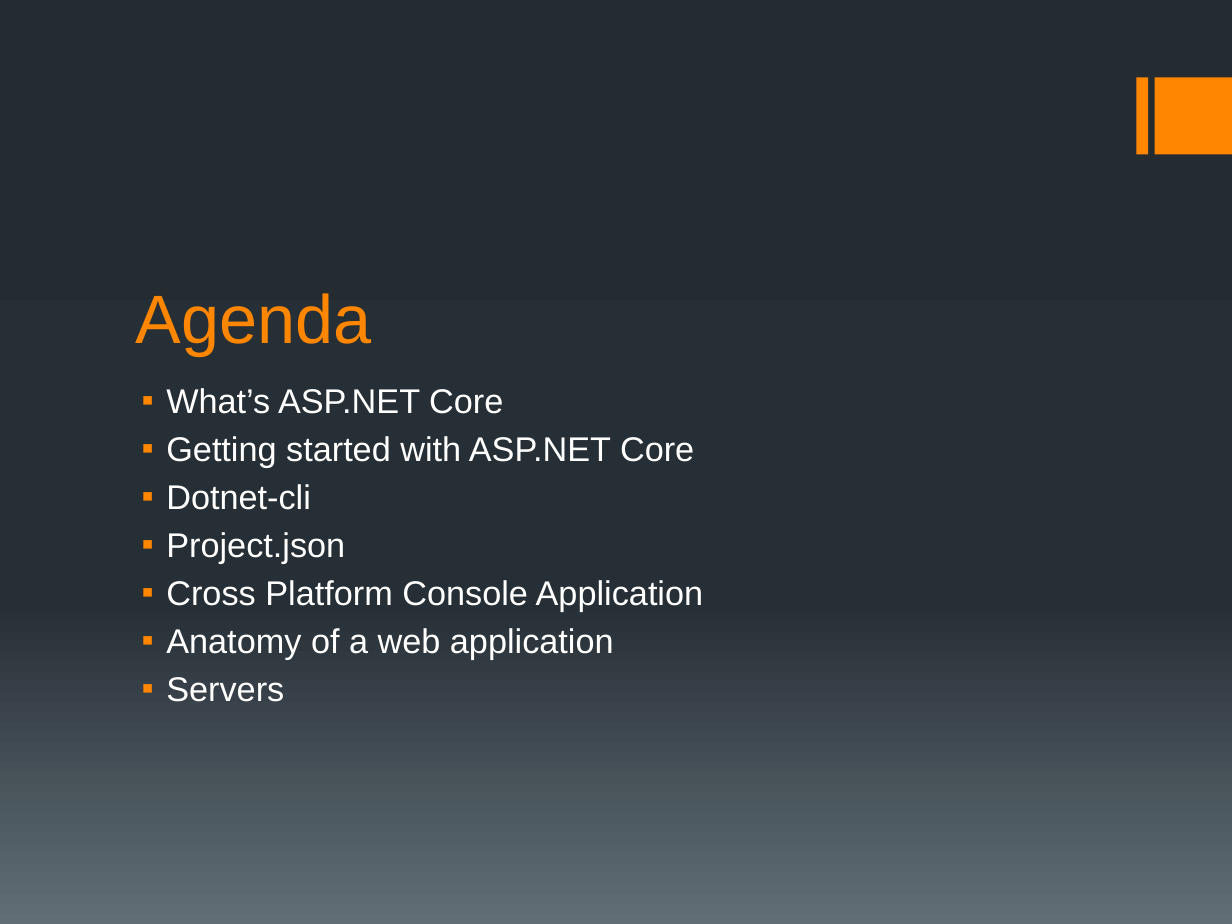
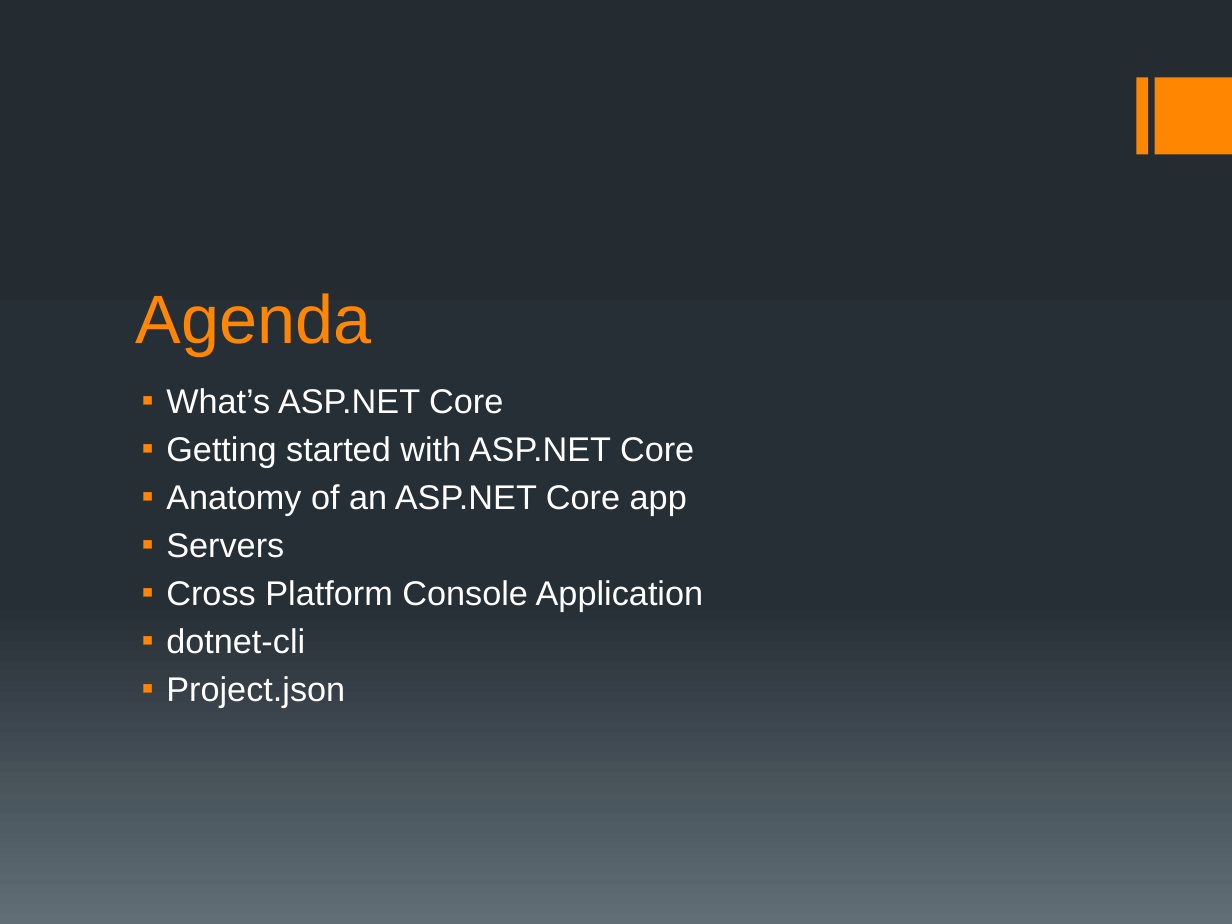
Before and after one commit to simonech/MeetASPNETCoreAtCG16, a slide deck: slide 8 of MeetASPNETCore.pptx (slide 2 before the commit). Drawn at 1232x924 pixels with LibreOffice and Linux fonts; fonts in the diff are those of the drawing. Boxes give left, top, right and bottom in pixels: in the first picture for what was removed or moved away, otherwise in the second. Text is boxed around its words. In the diff, an @@ line names an element or a change of style, - is before the commit and + after.

```diff
--- a/MeetASPNETCore.pptx
+++ b/MeetASPNETCore.pptx
@@ text at (166, 484, 704, 654): text changed @@
-▪ Dotnet-cli
+▪ Anatomy of an ASP.NET Core app
+▪ Servers
+▪ Cross Platform Console Application
+▪ dotnet-cli
@@ text at (166, 580, 704, 702): paragraphs removed @@
-▪ Cross Platform Console Application
-▪ Anatomy of a web application
-▪ Servers
```
Also in this commit, not shown: 8 other slides changed, 9 slides added, 2 slides removed, 18 other files.
